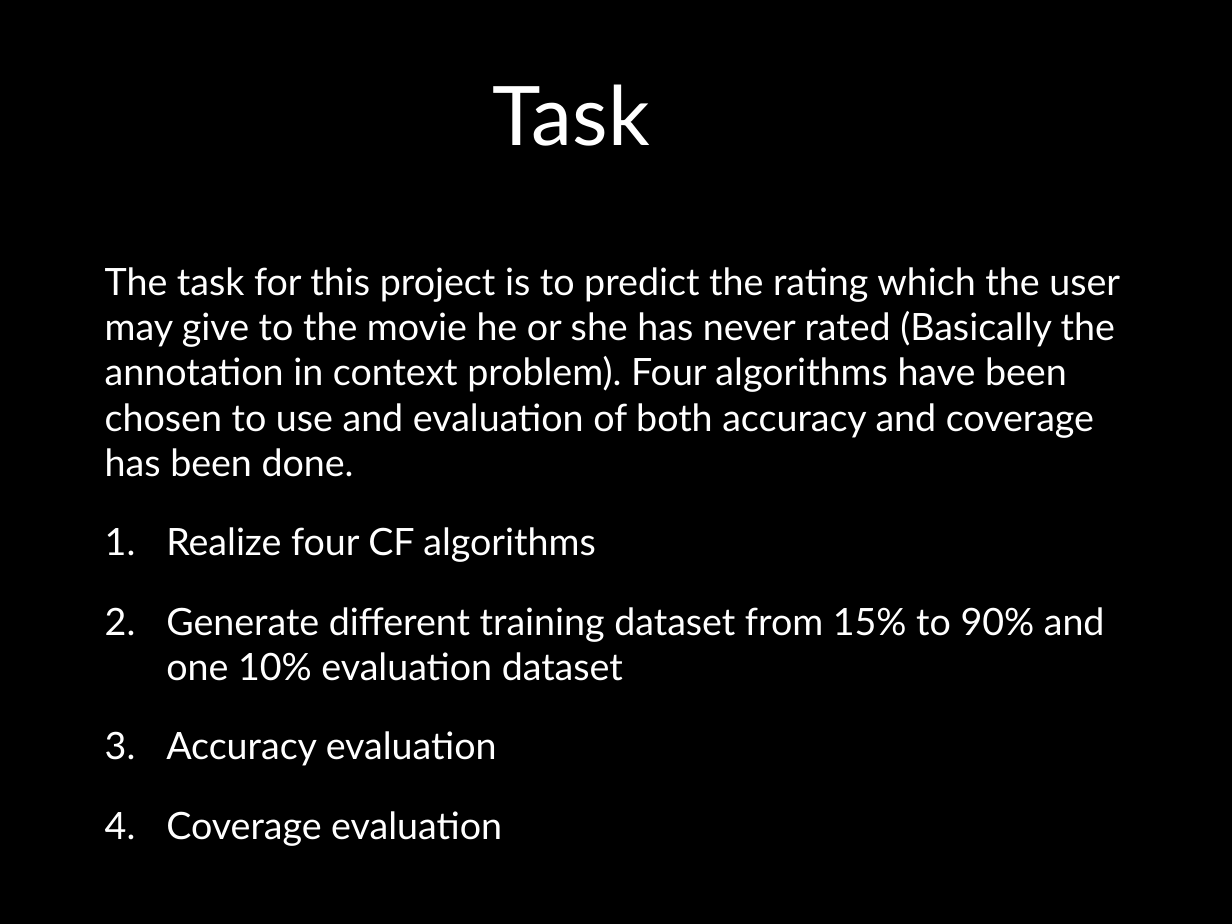
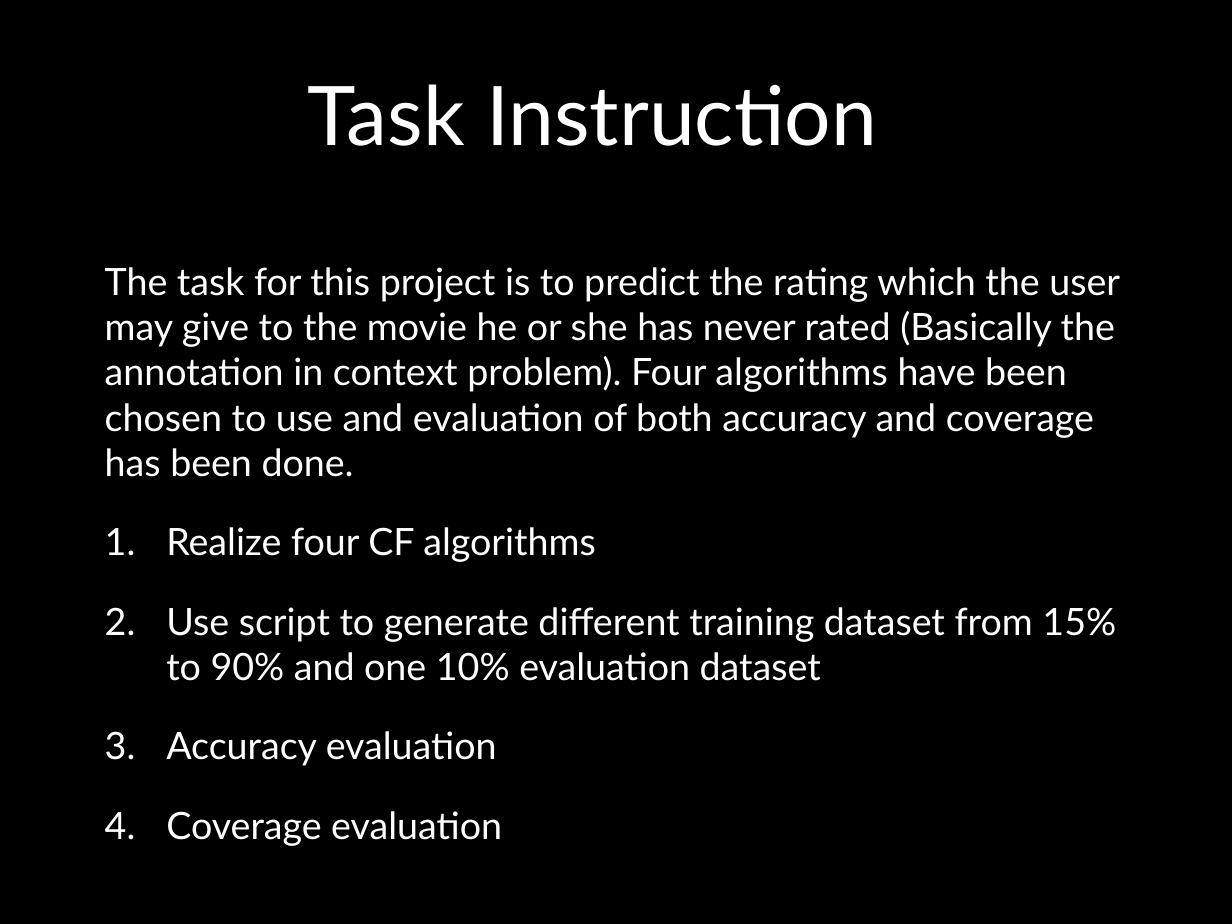
Before and after one commit to UCSBGauchos/MAE-data, a slide deck: slide 16 of Final Presentation.pptx. Drawn at 1232x924 pixels with LibreOffice and Linux fonts; fonts in the diff are those of the drawing; background and template pictures are left out. Boxes give left, top, right and bottom in pixels: in the first picture for what was removed or moved away, otherwise in the second. Text is boxed around its words. In the diff, an @@ line names an element or a change of style, - is before the commit and + after.

```diff
--- a/Final Presentation.pptx
+++ b/Final Presentation.pptx
@@ title at (308, 84, 877, 146): text changed @@
-Task
+Task Instruction
@@ text at (166, 607, 1116, 681): text changed @@
-2. Generate different training dataset from 15% to 90% and one 10% evaluation dataset
+2. Use script to generate different training dataset from 15% to 90% and one 10% evaluation dataset
```
Also in this commit, not shown: 13 other slides changed, 1 slide added.
